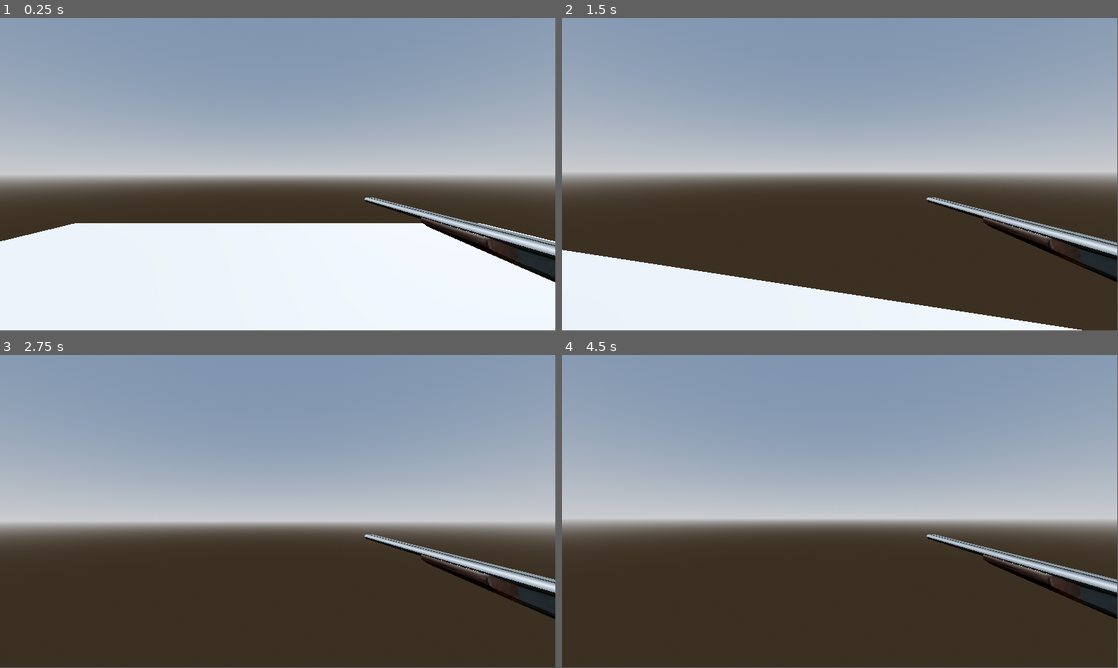
Above: before the commit, frames 1-4 (two rows, left to right).
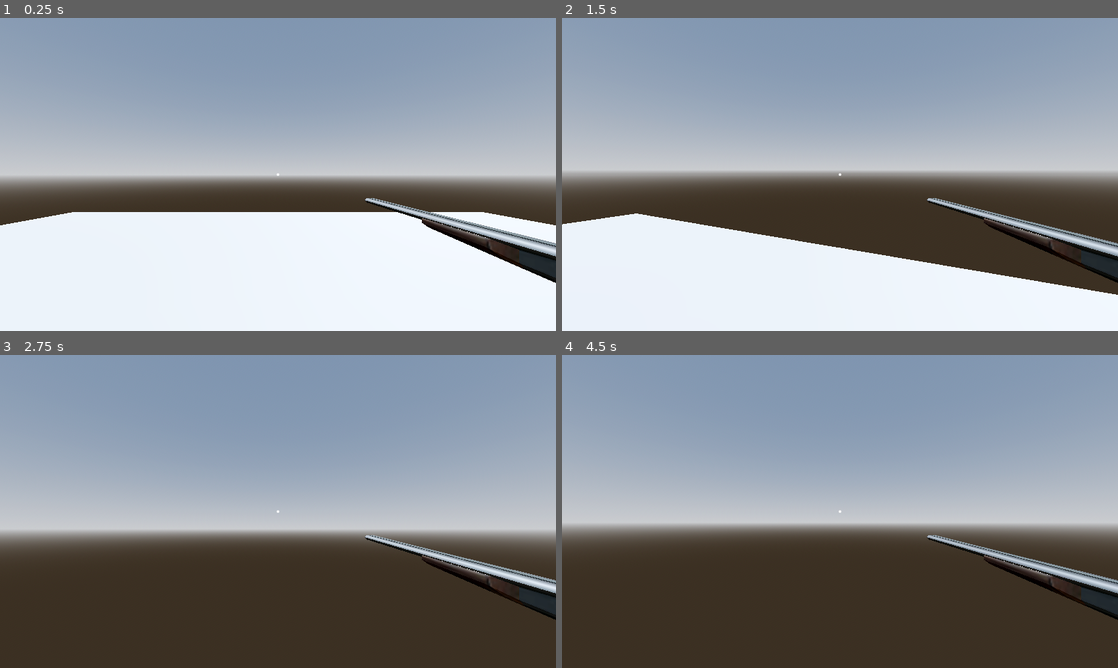
Above: after the commit, the same moments.

Repository: BryanCrom/in_sheeps_clothing
Game: Godot game, scene res://scenes/playground.tscn
Same seed, same stepped clock (60 frames per second), same inputs: the game is played once before the commit and once after it.
Inputs (mouse positions are in pixels of both pictures, inside the frame that each line leads up to):
- Up to frame 1 (0.25 s): no input
- Up to frame 2 (1.5 s): tap Enter at 0.5 s; move the mouse to (867, 171) at 0.52 s; hold W (move_forward) from 0.53 s (still down); tap Space (jump, bound only after the commit) at 0.6, 0.77, 1.07, 1.35 s; move the mouse to (812, 174) at 1.27 s
- Up to frame 3 (2.75 s): keep holding W (move_forward); tap Space (jump, bound only after the commit) at 1.52, 1.82, 2.1 s; move the mouse to (289, 505) at 2.02 s
- Up to frame 4 (4.5 s): keep holding W (move_forward); tap Space (jump, bound only after the commit) at 2.75, 2.85, 3.02, 3.32, 3.6, 3.77, 4.07, 4.25, 4.35 s; move the mouse to (834, 514) at 2.77 s; tap Enter at 3.5 s; move the mouse to (878, 514) at 3.52 s; move the mouse to (795, 508) at 4.27 s
In our replay, the window is 799x449 before the commit and 800x450 after it. These sizes can differ from the game's own. Grey fills any space a smaller window leaves; there, only what the larger window draws over its background counts as a difference.

The runs differ from the first frame. In frame 1, 4.0% of the frame differs, in the area x 0-100%, y 0-85%; in frame 2, 14%, in the area x 0-100%, y 0-100%; in frame 3, 6.7%; in frame 4, 4.6%.

Commit message:
feat(crosshair): add crosshair and change viewport size to 1080p. add dynamic jump height based on button press time.

Diff:
--- a/project.godot
+++ b/project.godot
@@ -14,6 +14,13 @@
 run/main_scene="uid://b4kr5rnfbiic7"
 config/features=PackedStringArray("4.5", "Forward Plus")
 config/icon="res://icon.svg"
+
+[display]
+
+window/size/viewport_width=1920
+window/size/viewport_height=1080
+window/size/mode=3
+window/stretch/mode="viewport"
 
 [dotnet]
 
@@ -41,3 +48,8 @@
 "events": [Object(InputEventKey,"resource_local_to_scene":false,"resource_name":"","device":-1,"window_id":0,"alt_press …(192 unchanged characters)…
 ]
 }
+jump={
+"deadzone": 0.2,
+"events": [Object(InputEventKey,"resource_local_to_scene":false,"resource_name":"","device":-1,"window_id":0,"alt_pressed":false,"shift_pressed":false,"ctrl_pressed":false,"meta_pressed":false,"pressed":false,"keycode":0,"physical_keycode":32,"key_label":0,"unicode":32,"location":0,"echo":false,"script":null)
+]
+}
--- a/scenes/playground.tscn
+++ b/scenes/playground.tscn
@@ -1,6 +1,7 @@
-[gd_scene load_steps=5 format=3 uid="uid://b4kr5rnfbiic7"]
+[gd_scene load_steps=6 format=3 uid="uid://b4kr5rnfbiic7"]
 
 [ext_resource type="PackedScene" uid="uid://da5ygvb53nn1l" path="res://scenes/Player.tscn" id="1_88rkb"]
+[ext_resource type="Texture2D" uid="uid://cchjr5jyidxqb" path="res://assets/crosshairs/crosshair001.png" id="2_i20g8"]
 
 [sub_resource type="ProceduralSkyMaterial" id="ProceduralSkyMaterial_hddm4"]
 sky_horizon_color = Color(0.66224277, 0.6717428, 0.6867428, 1)
@@ -30,3 +31,18 @@
 
 [node name="Player" parent="." instance=ExtResource("1_88rkb")]
 transform = Transform3D(1, 0, 0, 0, 1, 0, 0, 0, 1, 0, 1, 0)
+
+[node name="Crosshair001" type="TextureRect" parent="."]
+anchors_preset = 8
+anchor_left = 0.5
+anchor_top = 0.5
+anchor_right = 0.5
+anchor_bottom = 0.5
+offset_left = -46.0
+offset_top = -46.0
+offset_right = 46.0
+offset_bottom = 46.0
+grow_horizontal = 2
+grow_vertical = 2
+texture = ExtResource("2_i20g8")
+expand_mode = 1
--- a/scripts/player.gd
+++ b/scripts/player.gd
@@ -22,4 +22,11 @@
 	velocity.x = direction.x * SPEED
 	velocity.z = direction.z * SPEED
 
+	velocity.y -= 20.0 * delta
+
+	if Input.is_action_just_pressed("jump") and is_on_floor():
+		velocity.y = 10.0
+	elif Input.is_action_just_released("jump") and velocity.y > 0.0:
+		velocity.y = 0.0
+
 	move_and_slide()
Binary file added: assets/crosshairs/crosshair001.png
Not shown, added: assets/crosshairs/crosshair001.png.import
